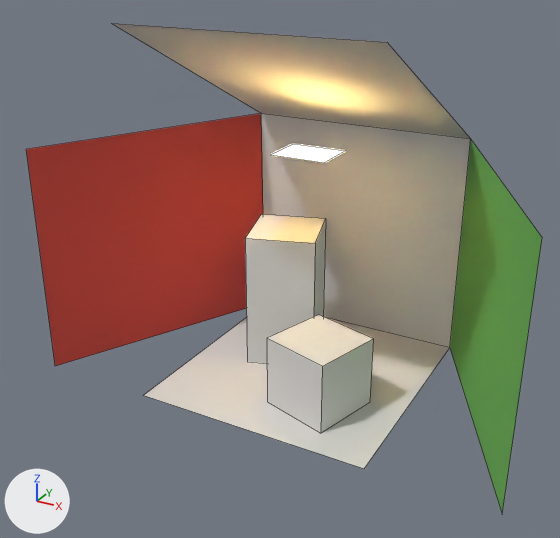
The OBJ model models/CornellBox-Original.obj: old version first, new version second.
Before and after are seen from a 50 mm camera at (2.68, -5.31, 3.6) aimed at (-0.11, -0.25, 1.07). Every picture has the same lights, and +X, +Y and +Z are marked at lower left. Mesh edges are drawn as thin lines. Where no turn or scale is listed for an object, it has been applied to the vertices. Vertices at the same position are counted once.

Before the edit, the objects in view are built like this:
```python
me_cornellbox_original = bpy.data.meshes.new('CornellBox-Original')
me_cornellbox_original.from_pydata(...)  # 32 vertices, 16 faces; spans x -2.0..2.0, y -0.99..1.04, z 0.0..3.0
# faces by material slot: [1, 1, 1, 1, 1, 5, 5, 1]
me_cornellbox_original.materials.append(mat_floor)  # light grey #dddbd7
me_cornellbox_original.materials.append(mat_ceiling)  # light grey #dddbd7
me_cornellbox_original.materials.append(mat_backwall)  # light grey #dddbd7
me_cornellbox_original.materials.append(mat_rightwall)  # green #69b355
me_cornellbox_original.materials.append(mat_leftwall)  # red #d0483f
me_cornellbox_original.materials.append(mat_shortbox)  # light grey #dddbd7
me_cornellbox_original.materials.append(mat_tallbox)  # light grey #dddbd7
me_cornellbox_original.materials.append(mat_light)  # white #e5e5e5
# before: 0 (-1.01, -0.99, 0.0) at pixel (143, 395), 1 (1.0, -0.99, 0.0) at pixel (364, 468), 2 (1.0, 1.04, 0.0) at pixel (449, 347), 3 (-0.99, 1.04, 0.0), 4 (-1.02, -0.99, 3.0) at pixel (111, 23)
# before: 5 (-1.02, 1.04, 1.99) at pixel (261, 113), 6 (1.0, 1.04, 1.99) at pixel (470, 138), 7 (1.0, -0.99, 3.0) at pixel (387, 42), 8 (2.0, -0.99, 0.0), 9 (2.0, -0.99, 1.99) at pixel (542, 237)
# before: 10 (-2.0, -0.99, 0.0) at pixel (55, 366), 11 (-2.0, -0.99, 1.99) at pixel (26, 149)
ob_cornellbox_original = bpy.data.objects.new('CornellBox-Original', me_cornellbox_original)
ob_cornellbox_original.location = (0.0, 0.0, 0.0)
```
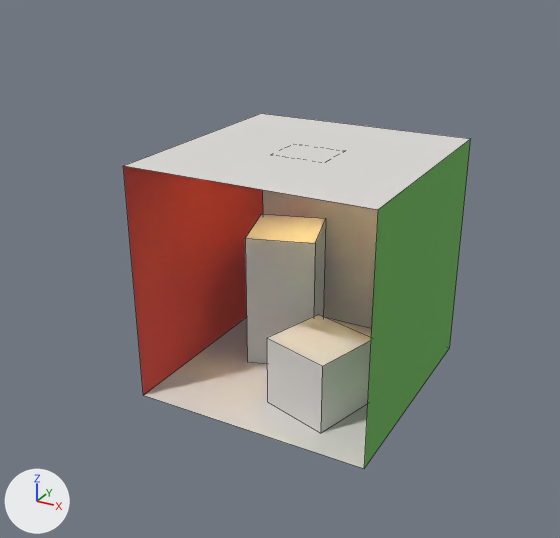
Pixel boxes [x1, y1, x2, y2] of what changed, in the pictures (560 x 538 px):
'CornellBox-Original', reshaped (32% narrower, 27% shorter)
    before: [26, 23, 542, 512]
    after: [123, 113, 471, 468]

Patch to the scene script:
```diff
--- a/models/CornellBox-Original.obj.py
+++ b/models/CornellBox-Original.obj.py
@@ me_cornellbox_original @@
 me_cornellbox_original.from_pydata(...)  # 32 vertices, 16 faces; spans x -2.0..2.0, y -0.99..1.04, z 0.0..3.0
 # used by ob_cornellbox_original; location = (0.0, 0.0, 0.0)
 # verts and faces of me_cornellbox_original; kept vertices keep their numbers, new ones are numbered from 32
+# me_cornellbox_original part 1
+delete_vertices([4, *range(7, 12)])  # with the faces that use them
+verts[32] = (-1.02, -0.99, 1.99)  # pixel (123, 165)
+verts[33] = (1.0, -0.99, 1.99)  # pixel (378, 209)
+faces += [(5, 6, 33, 32)]  # mat_ceiling (light grey #dddbd7)
+faces += [(1, 33, 6, 2)]  # mat_rightwall (green #69b355)
+faces += [(0, 3, 5, 32)]  # mat_leftwall (red #d0483f)
 me_cornellbox_original.materials.append(mat_floor)
```
